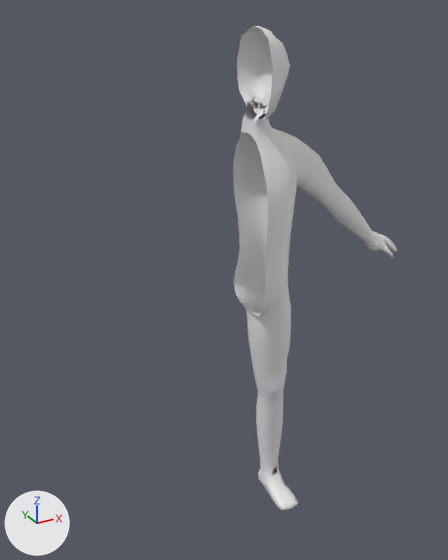
Two versions of the glTF model assets/BASEmodel.glb, one commit apart.
One viewpoint serves both versions: a 50 mm camera at (-2.76, -4.5, 4.96) aimed at (-0.17, 0.19, 2.61). Arrows for +X, +Y and +Z are at lower left; the lights stay in place. Vertices at the same position are counted once.
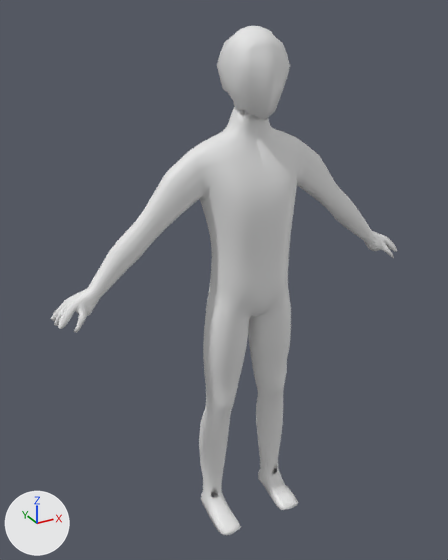
The newer file is also turned or shifted as a whole; pictures and numbers use the older file's frame.

Where the change shows, as pixel boxes (x1, y1, x2, y2) in the pictures (448 x 560 px):
'Cube', reshaped (110% wider)
    before: (233, 26, 397, 510)
    after: (51, 26, 397, 536)
part 1 of me_cube_001, added
    after: (51, 26, 273, 536)

Patch to the scene script:
```diff
--- a/assets/BASEmodel.glb.py
+++ b/assets/BASEmodel.glb.py
@@ me_cube_001 @@
 # used by ob_cube; location = (-0.001, -0.089, 2.351)
-me_cube_001.from_pydata(...)  # 1213 vertices, 2383 faces; spans x -0.01..1.81, y -0.26..0.43, z -2.36..2.47
+me_cube_001.from_pydata(...)  # 2393 vertices, 4770 faces; spans x -1.81..1.81, y -0.26..0.43, z -2.36..2.47
+# me_cube_001 part 1: 1179 vertices added at x -1.81..0.02, y -0.26..0.43, z -2.36..2.47
```
